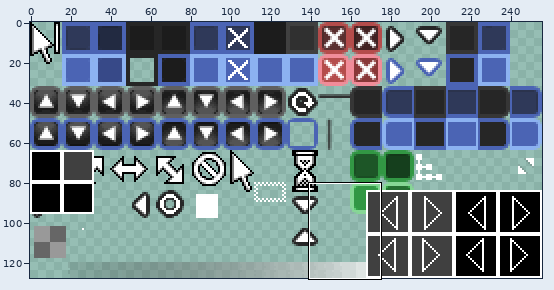
Two states of a sprite sheet, out/distr/TankistData/Textures/TankistUI.png. The picture above shows the old version from afar; the outline marks the close-up.
Close-up. First the earlier version:
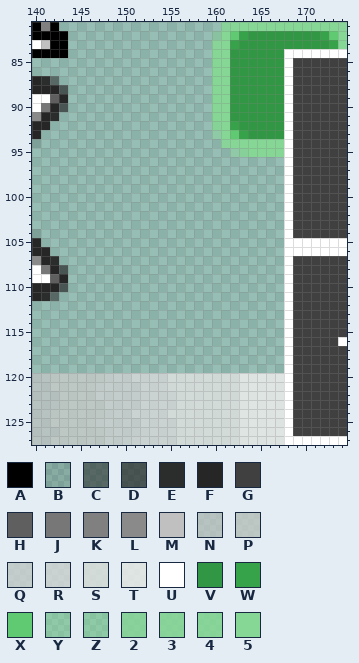
The file is 256x128 pixels. Pixels under 10% opacity are left out. Colours within 5 levels of each other are drawn and written as one. Shown: x 140..174, y 81..127.
Palette (. is transparent): A #000000  B #26262620  C #2626268e  D #262626b0  E #262626f3  F #262626  G #404040  H #5f5f5f  J #777777  K #808080  L #8a8a8a  M #c0c0c0  N #c5c5c5b3  P #ccccccb9  Q #d2d2d2c0  R #d9d9d9c5  S #e2e2e2ce  T #ecececd7  U #ffffff  V #329744  W #36a24a  X #60ca73  Y #86d7956f  Z #86d79577  2 #86d795cc  3 #86d795dc  4 #86d795e2  5 #86d795
Pixels before, first column x 140:
 81 AKA..................35555555555553
 82 AAAA................Y5XWVVVVVVVVWX5
 83 UMAA................45WVVVVVVVVVVW5
 84 AAAA................55VVVVVVUUUUUUU
 85 ....................55VVVVVVUGGGGGG
 86 ....................55VVVVVVUGGGGGG
 87 FEC.................55VVVVVVUGGGGGG
 88 FFFD................55VVVVVVUGGGGGG
 89 UUHF................55VVVVVVUGGGGGG
 90 UJFD................55VVVVVVUGGGGGG
 91 LFE.................55VVVVVVUGGGGGG
 92 FF..................45WVVVVVUGGGGGG
 93 F...................Z5XWVVVVUGGGGGG
 94 B....................3555555UGGGGGG
 95 ......................Y25555UGGGGGG
 96 ............................UGGGGGG
 97 ............................UGGGGGG
 98 ............................UGGGGGG
 99 ............................UGGGGGG
100 ............................UGGGGGG
101 ............................UGGGGGG
102 ............................UGGGGGG
103 ............................UGGGGGG
104 B...........................UGGGGGG
105 F...........................UUUUUUU
106 FF..........................UUUUUUU
107 LFE.........................UGGGGGG
108 UJFD........................UGGGGGG
109 UUHF........................UGGGGGG
110 FFFD........................UGGGGGG
111 FEC.........................UGGGGGG
112 ............................UGGGGGG
113 ............................UGGGGGG
114 ............................UGGGGGG
115 ............................UGGGGGG
116 ............................UGGGGGU
117 ............................UGGGGGG
118 ............................UGGGGGG
119 ............................UGGGGGG
120 NNPPPPPPQQQRRRRSSSSSSSSTTTTTUGGGGGG
121 NNPPPPPQQQQQRRRSSSSSSSSTTTTTUGGGGGG
122 NNNPPPPQQQQQRRRRSSSSSSSTTTTTUGGGGGG
123 NNNPPPPPQQQQRRRRSSSSSSSTTTTTUGGGGGG
124 NNPPPPPPQQQRRRRSSSSSSSSTTTTTUGGGGGG
125 NNPPPPPQQQQQRRRRSSSSSSSTTTTTUGGGGGG
126 NNNPPPPPQQQQRRRRSSSSSSSTTTTTUGGGGGG
127 NNPPPPPPQQQRRRRRSSSSSSSTTTTTUUUUUUU
Now the later version:
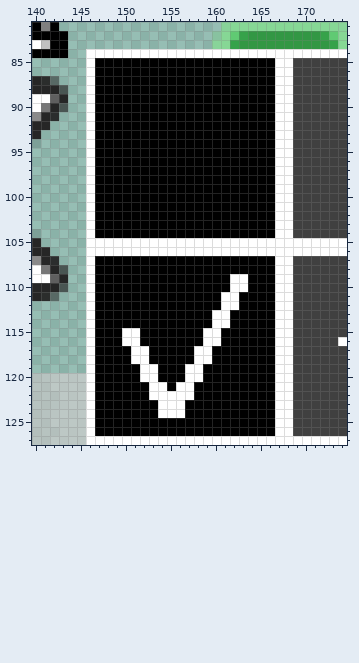
Diff:
y 84: x 146..167 ..............55VVVVVV -> UUUUUUUUUUUUUUUUUUUUUU
y 85..91: x 146..167 ..............55VVVVVV -> UAAAAAAAAAAAAAAAAAAAAU
y 92: x 146..167 ..............45WVVVVV -> UAAAAAAAAAAAAAAAAAAAAU
y 93: x 146..167 ..............Z5XWVVVV -> UAAAAAAAAAAAAAAAAAAAAU
y 94: x 146..167 ...............3555555 -> UAAAAAAAAAAAAAAAAAAAAU
y 95: x 146..167 ................Y25555 -> UAAAAAAAAAAAAAAAAAAAAU
y 96..104: x 146..167 ...................... -> UAAAAAAAAAAAAAAAAAAAAU
y 105..106: x 146..167 ...................... -> UUUUUUUUUUUUUUUUUUUUUU
y 107..108: x 146..167 ...................... -> UAAAAAAAAAAAAAAAAAAAAU
y 109..110: x 146..167 ...................... -> UAAAAAAAAAAAAAAAUUAAAU
y 111..112: x 146..167 ...................... -> UAAAAAAAAAAAAAAUUAAAAU
y 113..114: x 146..167 ...................... -> UAAAAAAAAAAAAAUUAAAAAU
y 115..116: x 146..167 ...................... -> UAAAUUAAAAAAAUUAAAAAAU
y 117..118: x 146..167 ...................... -> UAAAAUUAAAAAUUAAAAAAAU
y 119: x 146..167 ...................... -> UAAAAAUUAAAUUAAAAAAAAU
y 120: x 146..167 PPQQQRRRRSSSSSSSSTTTTT -> UAAAAAUUAAAUUAAAAAAAAU
y 121: x 146..167 PQQQQQRRRSSSSSSSSTTTTT -> UAAAAAAUUAUUAAAAAAAAAU
y 122: x 146..167 PQQQQQRRRRSSSSSSSTTTTT -> UAAAAAAUUUUUAAAAAAAAAU
y 123: x 146..167 PPQQQQRRRRSSSSSSSTTTTT -> UAAAAAAAUUUAAAAAAAAAAU
y 124: x 146..167 PPQQQRRRRSSSSSSSSTTTTT -> UAAAAAAAUUUAAAAAAAAAAU
y 125: x 146..167 PQQQQQRRRRSSSSSSSTTTTT -> UAAAAAAAAAAAAAAAAAAAAU
y 126: x 146..167 PPQQQQRRRRSSSSSSSTTTTT -> UAAAAAAAAAAAAAAAAAAAAU
y 127: x 146..167 PPQQQRRRRRSSSSSSSTTTTT -> UUUUUUUUUUUUUUUUUUUUUU
